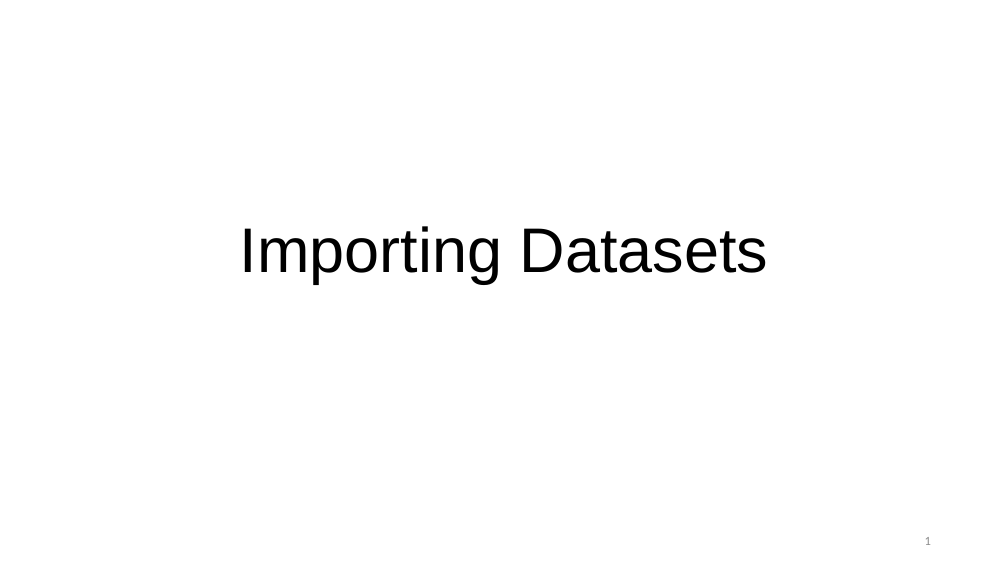
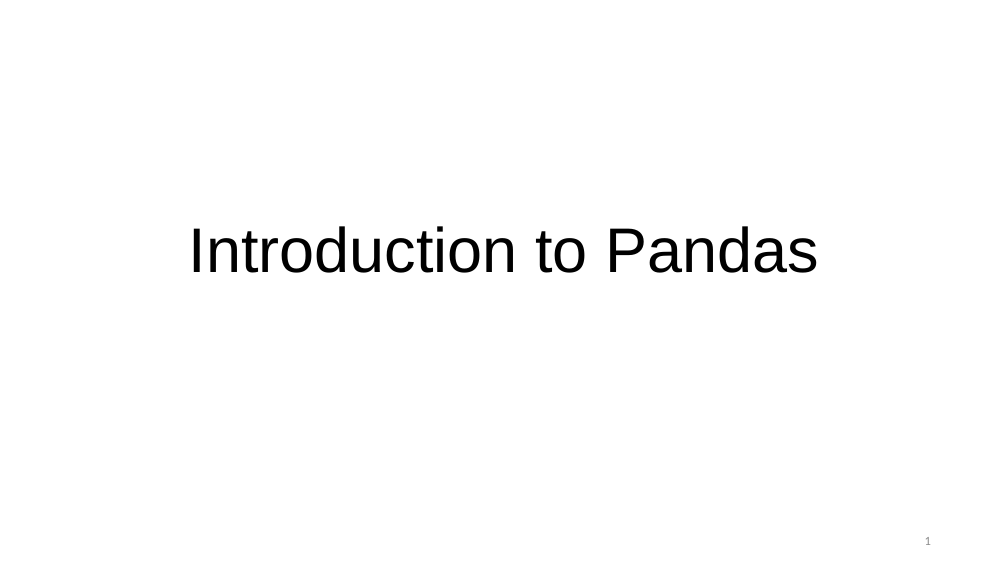
Before and after one commit to dia1128/AIandDataScienceWorkshopwithPython, a slide deck: slide 1 of Week2/2.2 Introduction to Pandas.pptx. Drawn at 1008x567 pixels with LibreOffice and Linux fonts; fonts in the diff are those of the drawing. Boxes give left, top, right and bottom in pixels: in the first picture for what was removed or moved away, otherwise in the second. Text is boxed around its words. In the diff, an @@ line names an element or a change of style, - is before the commit and + after.

```diff
--- a/Week2/2.2 Introduction to Pandas.pptx
+++ b/Week2/2.2 Introduction to Pandas.pptx
@@ title at [189, 226, 819, 273]: text changed @@
-Importing Datasets
+Introduction to Pandas
```
Also in this commit, not shown: 1 other slide changed.
